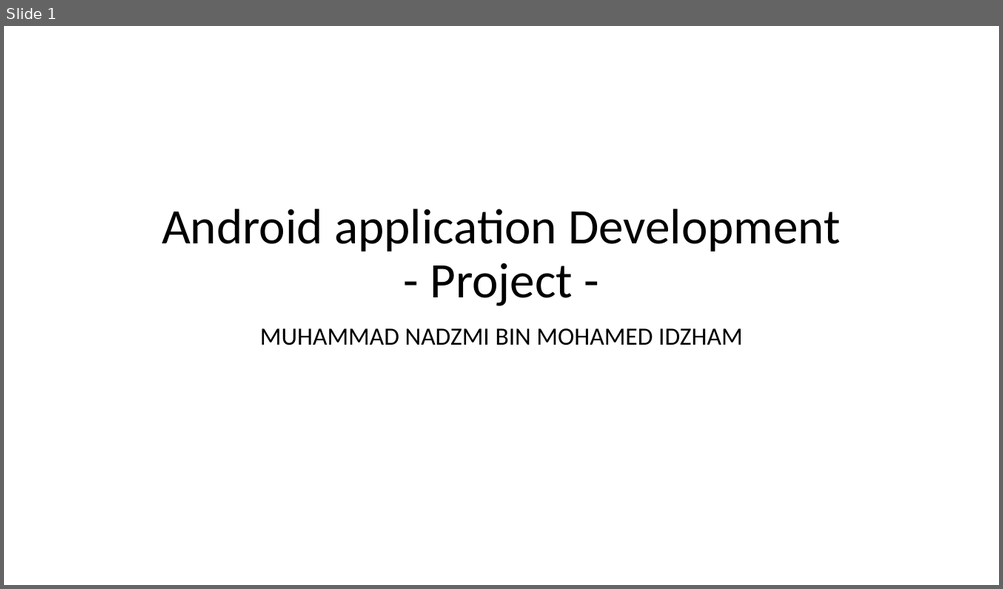
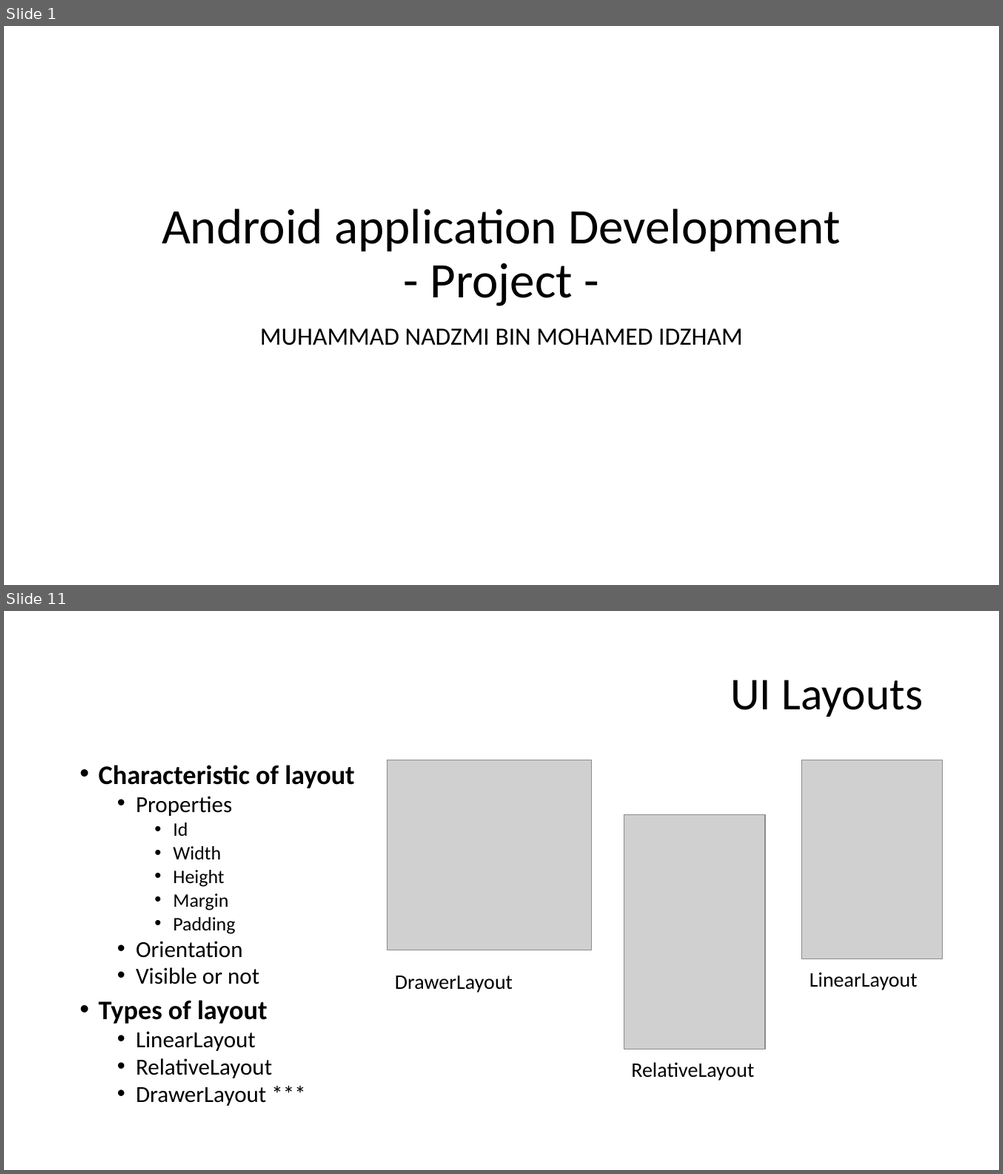
Before and after one commit to Nadzmi-Freelance/Android-Training, a slide deck: presentation/project.pptx. Shown one above the other, each under a label of ours: slide 1 before the commit, slides 1 and 11 after it; the slides between them are not shown. The pictures are 1003x589 and 1003x1174 pixels, drawn with LibreOffice and Linux fonts; fonts in the diff are those of the drawing; grey boxes stand for pictures. Boxes give left, top, right and bottom in pixels: in the first picture for what was removed or moved away, otherwise in the second. Text is boxed around its words. In the diff, an @@ line names an element or a change of style, - is before the commit and + after.

```diff
--- a/presentation/project.pptx
+++ b/presentation/project.pptx
@@ slide 11 added at (4, 611, 999, 1170), background #FFFFFF @@
@@ title added at (730, 680, 922, 717), 44 pt, text #000000 @@
+UI Layouts
@@ text added at (99, 765, 354, 1106), 22.2 pt, text #000000 @@
+• Characteristic of layout
+  • Properties
+    • Id
+    • Width
+    • Height
+    • Margin
+    • Padding
+  • Orientation
+  • Visible or not
+• Types of layout
+  • LinearLayout
+  • RelativeLayout
+  • DrawerLayout ***
@@ group added at (387, 760, 942, 1081): 3 texts, 3 pictures @@
+LinearLayout
+RelativeLayout
+DrawerLayout
```
Also in this commit, not shown: 2 slides changed, 22 other slides added, 4 slides removed, 3 other files.
